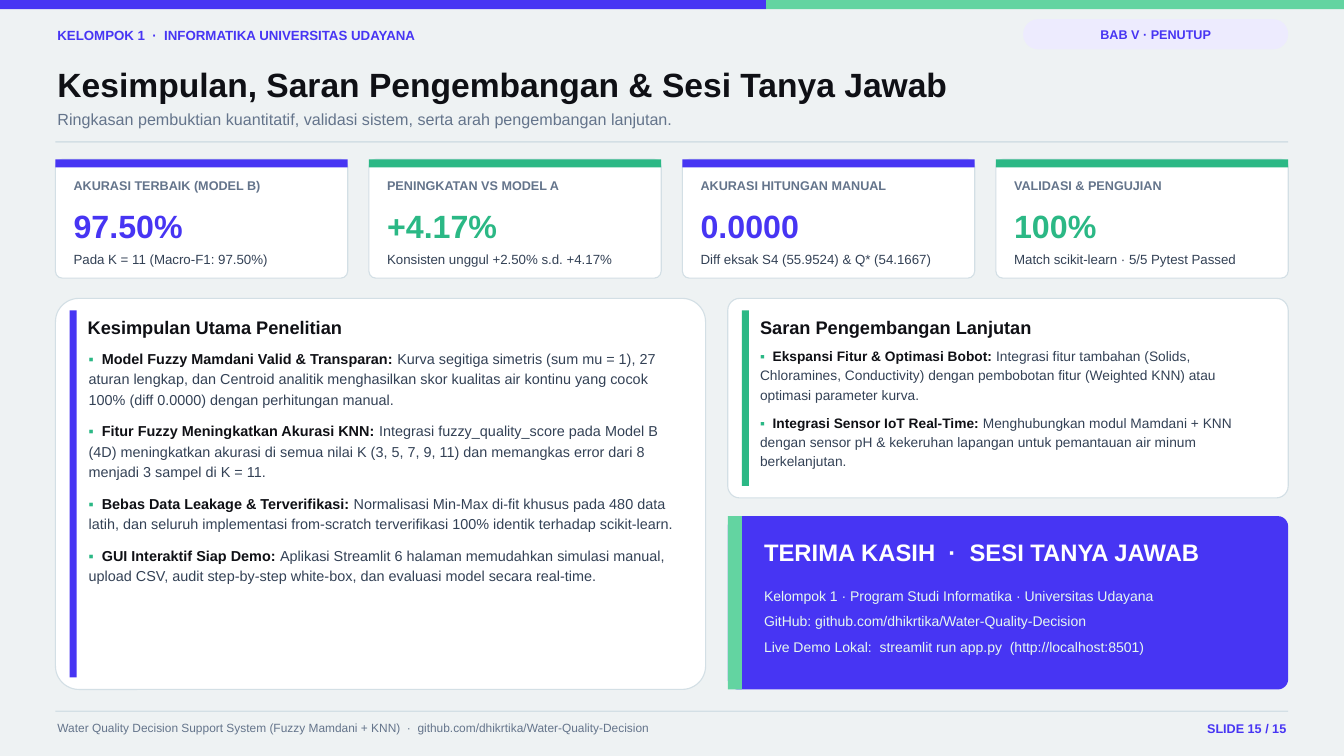
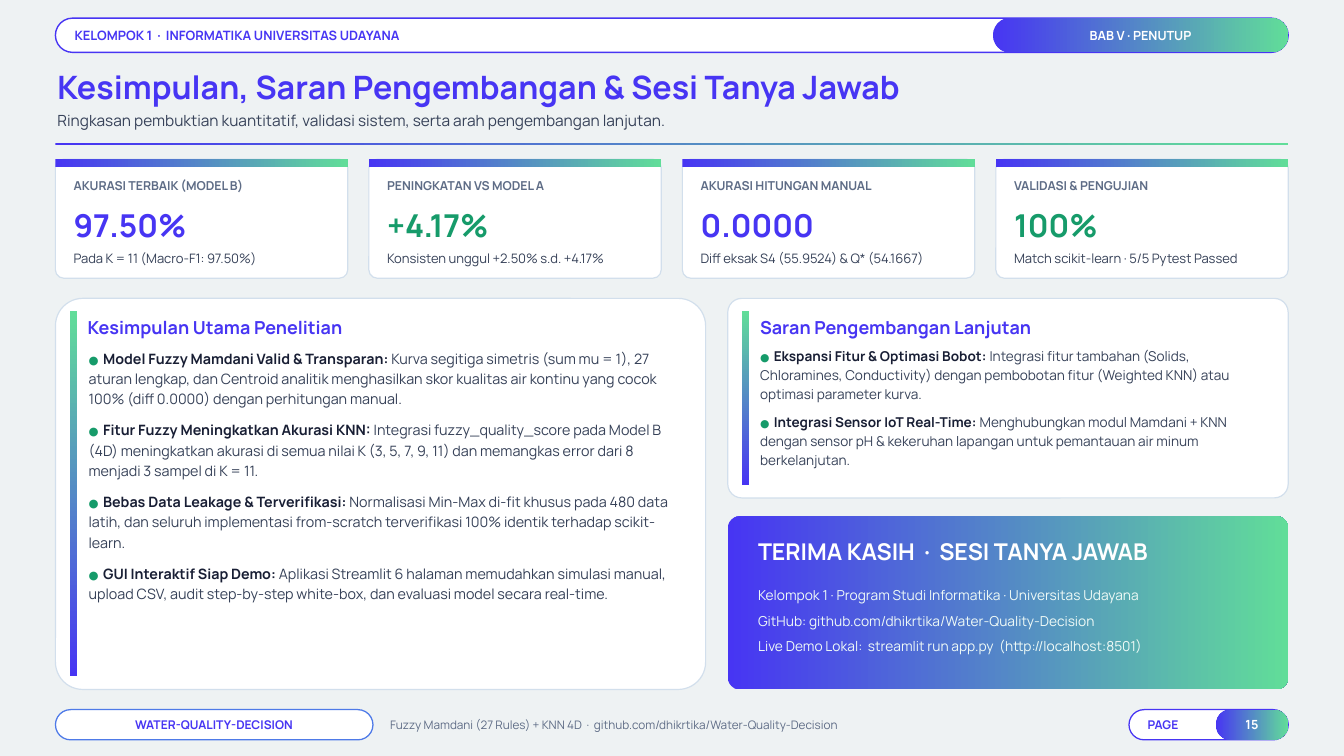
Before and after one commit to Niel-1/Water-Quality-Decision, a slide deck: slide 15 of docs/Presentasi_Final_Project_TLF_Kelompok_1.pptx. Drawn at 1344x756 pixels with LibreOffice and Linux fonts; fonts in the diff are those of the drawing; background and template pictures are left out. Boxes give left, top, right and bottom in pixels: in the first picture for what was removed or moved away, otherwise in the second. Text is boxed around its words. In the diff, an @@ line names an element or a change of style, - is before the commit and + after.

```diff
--- a/docs/Presentasi_Final_Project_TLF_Kelompok_1.pptx
+++ b/docs/Presentasi_Final_Project_TLF_Kelompok_1.pptx
@@ rectangle removed at bbox=[0, 0, 766, 9] @@
@@ rounded rectangle "KELOMPOK 1 · INFORMATIKA UNIVERSITAS ...": place and size @@
-rounded rectangle "KELOMPOK 1 · INFORMATIKA UNIVERSITAS ..." at bbox=[57, 30, 415, 40]
+rounded rectangle "KELOMPOK 1 · INFORMATIKA UNIVERSITAS ..." at bbox=[55, 18, 1289, 52]
@@ rounded rectangle "KELOMPOK 1 · INFORMATIKA UNIVERSITAS ..." at bbox=[55, 18, 1289, 52]: size 9.5 to 9.2 pt, font Arial to Manrope; line spacing 1.18 to 1; vertical alignment top to middle; fill none to #FFFFFF; outline none to #4735F3 1 pt @@
@@ rectangle removed at bbox=[766, 0, 1344, 9] @@
@@ rounded rectangle "BAB V · PENUTUP": place and size @@
-rounded rectangle "BAB V · PENUTUP" at bbox=[1023, 19, 1289, 49]
+rounded rectangle "BAB V · PENUTUP" at bbox=[993, 18, 1289, 52]
@@ rounded rectangle "BAB V · PENUTUP" at bbox=[993, 18, 1289, 52]: font Arial to Manrope, text colour #4735F3 to #FFFFFF; fill #EDEBFE to gradient #4735F3 to #61DD99 @@
@@ text "Kesimpulan, Saran Pengembangan & Sesi ..." at bbox=[57, 75, 899, 107]: size 24 to 23 pt, font Arial to Manrope, text colour #0F1015 to #4735F3 @@
@@ text "Ringkasan pembuktian kuantitatif, validasi sistem, ..." at bbox=[57, 114, 665, 130]: size 11.5 to 11 pt, font Arial to Manrope, text colour #64748B to #364158 @@
@@ rectangle at bbox=[55, 143, 1289, 145]: fill #D3DFE5 to gradient #4735F3 to #61DD99 @@
@@ size 9 to 8.8 pt, font Arial to Manrope, text colour #64748B to #5E6C86 in 4 elements at bbox=[74, 179, 243, 192], bbox=[387, 181, 544, 190], bbox=[701, 181, 872, 190], bbox=[1014, 181, 1148, 190] @@
@@ text "97.50%" at bbox=[74, 214, 187, 238]: size 23 to 22.5 pt, font Arial to Manrope @@
@@ text "+4.17%" at bbox=[387, 214, 488, 238]: size 23 to 22.5 pt, font Arial to Manrope, text colour #2BB885 to #169B6A @@
@@ text "0.0000" at bbox=[701, 214, 814, 238]: size 23 to 22.5 pt, font Arial to Manrope @@
@@ text "100%" at bbox=[1014, 214, 1098, 238]: size 23 to 22.5 pt, font Arial to Manrope, text colour #2BB885 to #169B6A @@
@@ size 9.5 to 9.3 pt, font Arial to Manrope, text colour #334155 to #364158 in 4 elements at bbox=[74, 252, 256, 265], bbox=[387, 253, 604, 267], bbox=[701, 252, 923, 265], bbox=[1014, 253, 1238, 266] @@
@@ outline #D3DFE5 0.8 pt to #D2DFEC 0.85 pt; proportions changed in 6 elements at bbox=[55, 159, 348, 278], bbox=[369, 159, 661, 278], bbox=[683, 159, 975, 278], bbox=[996, 159, 1289, 278], bbox=[55, 298, 706, 690], bbox=[728, 298, 1289, 498] @@
@@ fill #4735F3 to gradient #4735F3 to #61DD99 in 3 elements at bbox=[683, 159, 975, 167], bbox=[55, 159, 348, 167], bbox=[70, 312, 77, 677] @@
@@ text "Kesimpulan Utama Penelitian" at bbox=[88, 321, 342, 339]: size 13 to 12.8 pt, font Arial to Manrope, text colour #0F1015 to #4735F3 @@
@@ fill #2BB885 to gradient #4735F3 to #61DD99 in 3 elements at bbox=[369, 159, 661, 167], bbox=[996, 159, 1289, 167], bbox=[742, 312, 749, 485] @@
@@ text "Saran Pengembangan Lanjutan" at bbox=[760, 321, 1031, 339]: size 13 to 12.8 pt, font Arial to Manrope, text colour #0F1015 to #4735F3 @@
@@ text at bbox=[89, 352, 668, 603]: text changed; size 10.3 to 10.2 pt; font Arial to Manrope; text colour #334155 to #364158 @@
-▪ Model Fuzzy Mamdani Valid & Transparan: Kurva segitiga simetris (sum mu = 1), 27 aturan lengkap, dan Centroid analitik menghasilkan skor kualitas air kontinu yang cocok 100% (diff 0.0000) dengan perhitungan manual.
-▪ Fitur Fuzzy Meningkatkan Akurasi KNN: Integrasi fuzzy_quality_score pada Model B (4D) meningkatkan akurasi di semua nilai K (3, 5, 7, 9, 11) dan memangkas error dari 8 menjadi 3 sampel di K = 11.
-▪ Bebas Data Leakage & Terverifikasi: Normalisasi Min-Max di-fit khusus pada 480 data latih, dan seluruh implementasi from-scratch terverifikasi 100% identik terhadap scikit-learn.
-▪ GUI Interaktif Siap Demo: Aplikasi Streamlit 6 halaman memudahkan simulasi manual, upload CSV, audit step-by-step white-box, dan evaluasi model secara real-time.
+● Model Fuzzy Mamdani Valid & Transparan: Kurva segitiga simetris (sum mu = 1), 27 aturan lengkap, dan Centroid analitik menghasilkan skor kualitas air kontinu yang cocok 100% (diff 0.0000) dengan perhitungan manual.
+● Fitur Fuzzy Meningkatkan Akurasi KNN: Integrasi fuzzy_quality_score pada Model B (4D) meningkatkan akurasi di semua nilai K (3, 5, 7, 9, 11) dan memangkas error dari 8 menjadi 3 sampel di K = 11.
+● Bebas Data Leakage & Terverifikasi: Normalisasi Min-Max di-fit khusus pada 480 data latih, dan seluruh implementasi from-scratch terverifikasi 100% identik terhadap scikit-learn.
+● GUI Interaktif Siap Demo: Aplikasi Streamlit 6 halaman memudahkan simulasi manual, upload CSV, audit step-by-step white-box, dan evaluasi model secara real-time.
@@ text at bbox=[760, 350, 1230, 469]: text changed; size 9.8 to 9.7 pt; font Arial to Manrope; text colour #334155 to #364158 @@
-▪ Ekspansi Fitur & Optimasi Bobot: Integrasi fitur tambahan (Solids, Chloramines, Conductivity) dengan pembobotan fitur (Weighted KNN) atau optimasi parameter kurva.
-▪ Integrasi Sensor IoT Real-Time: Menghubungkan modul Mamdani + KNN dengan sensor pH & kekeruhan lapangan untuk pemantauan air minum berkelanjutan.
+● Ekspansi Fitur & Optimasi Bobot: Integrasi fitur tambahan (Solids, Chloramines, Conductivity) dengan pembobotan fitur (Weighted KNN) atau optimasi parameter kurva.
+● Integrasi Sensor IoT Real-Time: Menghubungkan modul Mamdani + KNN dengan sensor pH & kekeruhan lapangan untuk pemantauan air minum berkelanjutan.
@@ rounded rectangle at bbox=[728, 516, 1289, 690]: fill #4735F3 to gradient #4735F3 to #61DD99; proportions changed @@
@@ rectangle removed at bbox=[728, 516, 742, 690] @@
@@ text "TERIMA KASIH · SESI TANYA ..." at bbox=[758, 543, 1148, 561]: size 17 to 16.5 pt, font Arial to Manrope @@
@@ text "Kelompok 1 · Program Studi ..." at bbox=[758, 590, 1142, 655]: size 10 to 9.8 pt, font Arial to Manrope, text colour #E6F8F0 to #F0FBF7 @@
@@ rectangle removed at bbox=[55, 711, 1289, 712] @@
@@ rounded rectangle added at bbox=[55, 710, 373, 740], fill #FFFFFF, outline #4E7AE8 0.9 pt, 8.6 pt, text #4735F3, bold @@
+WATER-QUALITY-DECISION
@@ text at bbox=[390, 719, 838, 732]: text changed; size 8.5 to 8.4 pt; font Arial to Manrope; text colour #64748B to #5E6C86 @@
-Water Quality Decision Support System (Fuzzy Mamdani + KNN) · github.com/dhikrtika/Water-Quality-Decision
+Fuzzy Mamdani (27 Rules) + KNN 4D · github.com/dhikrtika/Water-Quality-Decision
@@ rounded rectangle added at bbox=[1129, 710, 1289, 740], fill #FFFFFF, outline #4735F3 0.9 pt, 8.6 pt, text #4735F3, bold @@
+PAGE
@@ rounded rectangle "15": place and size @@
-rounded rectangle "15" at bbox=[1207, 724, 1286, 733]
+rounded rectangle "15" at bbox=[1216, 710, 1289, 740]
@@ rounded rectangle "15" at bbox=[1216, 710, 1289, 740]: vertical alignment top to middle; fill none to gradient #4735F3 to #61DD99 @@
@@ text in rounded rectangle at bbox=[1245, 720, 1258, 729]: text changed; font Arial to Manrope; text colour #4735F3 to #FFFFFF @@
-SLIDE 15 / 15
+15
```
Also in this commit, not shown: 14 other slides changed, 2 other files.
